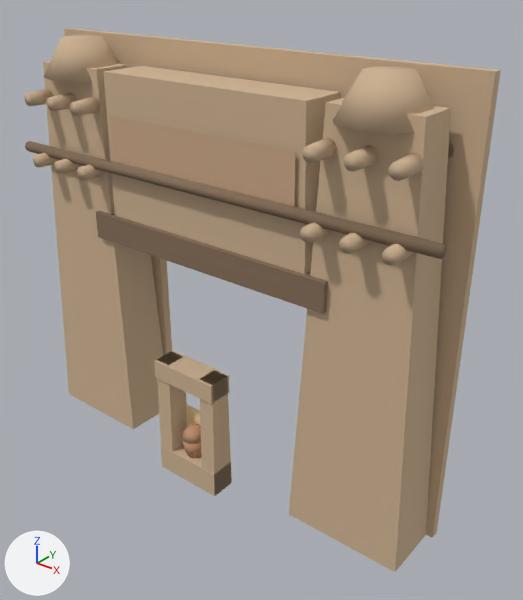
The glTF model assets/models/kingdoms.glb, before and after one commit.
One viewpoint serves both versions: a 50 mm camera at (6.62, -6.79, 7.61) aimed at (0.53, 0.82, 2.89). Lighting does not change. The marker at lower left points along +X, +Y and +Z. The first picture is the older version. Where no turn or scale is listed for an object, it has been applied to the vertices. Vertices at exactly the same position are counted once.

Script lines for the objects in view, before the commit:
```python
ob_banco_header = bpy.data.objects.new('Banco_header', me_banco_header)
ob_banco_header.location = (0.0, 0.0, 0.0)
ob_banco_toron_008 = bpy.data.objects.new('Banco_toron.008', me_cone_010)
ob_banco_toron_008.parent = ob_portal
ob_banco_toron_008.location = (-2.6, -0.05, 5.55)
ob_banco_toron_008.rotation_euler = (1.571, 0.0, 0.0)  # degrees (90, 0, 0)
ob_banco_toron_010 = bpy.data.objects.new('Banco_toron.010', me_cone_012)
ob_banco_toron_010.parent = ob_portal
ob_banco_toron_010.location = (-2.05, -0.05, 5.55)
ob_banco_toron_010.rotation_euler = (1.571, 0.0, 0.0)  # degrees (90, 0, 0)
ob_banco_toron_014 = bpy.data.objects.new('Banco_toron.014', me_cone_016)
ob_banco_toron_014.parent = ob_portal
ob_banco_toron_014.location = (2.6, -0.05, 4.6)
ob_banco_toron_014.rotation_euler = (1.571, 0.0, 0.0)  # degrees (90, 0, 0)
ob_banco_toron_016 = bpy.data.objects.new('Banco_toron.016', me_cone_018)
ob_banco_toron_016.parent = ob_portal
ob_banco_toron_016.location = (3.15, -0.05, 4.6)
ob_banco_toron_016.rotation_euler = (1.571, 0.0, 0.0)  # degrees (90, 0, 0)
ob_banco_toron_018 = bpy.data.objects.new('Banco_toron.018', me_cone_020)
ob_banco_toron_018.parent = ob_portal
ob_banco_toron_018.location = (2.05, -0.05, 5.55)
ob_banco_toron_018.rotation_euler = (1.571, 0.0, 0.0)  # degrees (90, 0, 0)
ob_banco_towerl = bpy.data.objects.new('Banco_towerL', me_banco_towerl)
ob_banco_towerl.location = (0.0, 0.0, 0.0)
ob_banco_towerr = bpy.data.objects.new('Banco_towerR', me_banco_towerr)
ob_banco_towerr.location = (0.0, 0.0, 0.0)
ob_timber_beam = bpy.data.objects.new('Timber_beam', me_cone_028)
ob_timber_beam.location = (0.0, 0.0, 4.72)
# also in view: 'Banco_toron.022' at (3.15, -0.05, 5.55); 'Banco_backL' at (-2.65, 0.97, 3.22); 'Band_header' at (0.0, 0.05, 5.1); 'Timber_lintel' at (0.0, 0.38, 3.7); 'Banco_cap.001' at (2.6, 0.45, 6.15)
```
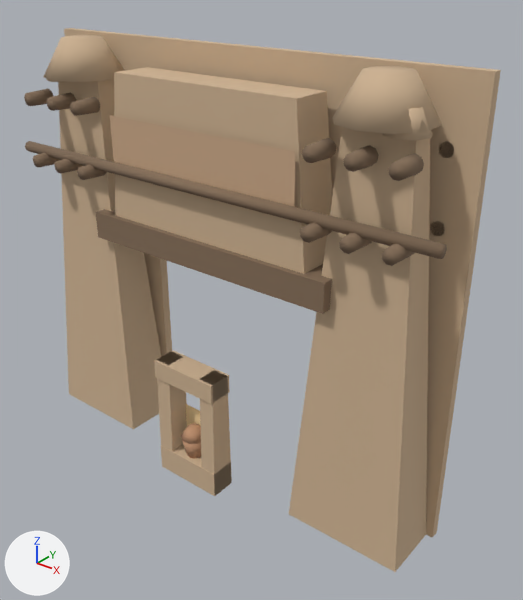
Pixel boxes [x1, y1, x2, y2] of what changed, in the pictures (523 x 600 px):
'Banco_towerR', reshaped (13% narrower, 6% shorter): before [289, 98, 451, 572]; after [289, 127, 430, 572]
'Banco_header', reshaped (8% narrower): before [103, 66, 341, 274]; after [114, 67, 332, 274]
'Banco_towerL', reshaped (14% narrower): before [43, 61, 164, 429]; after [58, 79, 162, 429]
'Banco_toron.022', recoloured (beige to brown): [388, 153, 424, 181] in both
'Banco_cornerCap.001', added (beige): after [383, 107, 433, 141]
'Banco_toron.020', recoloured (beige to brown): [343, 145, 379, 172] in both
'Banco_toron.018', recoloured (beige to brown): [302, 138, 337, 163] in both
'Banco_toron.016', recoloured (beige to brown): [382, 244, 414, 266] in both
'Banco_toron.010', recoloured (beige to brown): [70, 97, 100, 116] in both
'Banco_toron.014', recoloured (beige to brown): [339, 233, 371, 254] in both
'Banco_toron.012', recoloured (beige to brown): [300, 223, 331, 243] in both
'Banco_toron.008', recoloured (beige to brown): [47, 92, 76, 111] in both
'Banco_toron.006', recoloured (beige to brown): [24, 89, 53, 106] in both
'Banco_toron.004', recoloured (beige to brown): [77, 164, 105, 180] in both
'Banco_toron.002', recoloured (beige to brown): [54, 158, 82, 174] in both
'Banco_toron', recoloured (beige to brown): [33, 153, 59, 167] in both

The change, as a diff of the scene's bpy script:
```diff
--- a/assets/models/kingdoms.glb.py
+++ b/assets/models/kingdoms.glb.py
@@ me_banco_header @@
 me_banco_header.from_pydata(...)  # 8 vertices, 12 faces; spans x -1.8..1.8, y 0.1..0.82, z 3.8..6.05
-me_banco_header.vertices[4].co = (-1.75, 0.1, 6.05)  # pixel (103, 71)
-me_banco_header.vertices[5].co = (1.75, 0.1, 6.05)  # pixel (306, 100)
-me_banco_header.vertices[6].co = (1.75, 0.82, 6.05)  # pixel (340, 91)
-me_banco_header.vertices[7].co = (-1.75, 0.82, 6.05)  # pixel (141, 65)
+# me_banco_header part 1
+me_banco_header.vertices[4].co = (-1.58, 0.15, 6.05)  # pixel (114, 72)
+me_banco_header.vertices[5].co = (1.58, 0.15, 6.05)  # pixel (296, 98)
+me_banco_header.vertices[6].co = (1.58, 0.77, 6.05)  # pixel (326, 90)
+me_banco_header.vertices[7].co = (-1.58, 0.77, 6.05)  # pixel (146, 67)
 me_banco_header.materials.append(mat_banco)
@@ me_cone_004 @@
 me_cone_004.from_pydata(...)  # 18 vertices, 32 faces; spans x -0.113..0.113, y -0.108..0.115, z -0.19..0.19
-me_cone_004.materials.append(mat_banco)  # beige #ceb393
+me_cone_004.materials.append(mat_timber)  # brown #866f59
@@ me_cone_006 @@
 me_cone_006.from_pydata(...)  # 18 vertices, 32 faces; spans x -0.113..0.113, y -0.108..0.115, z -0.19..0.19
-me_cone_006.materials.append(mat_banco)  # beige #ceb393
+me_cone_006.materials.append(mat_timber)  # brown #866f59
@@ me_cone_008 @@
 me_cone_008.from_pydata(...)  # 18 vertices, 32 faces; spans x -0.113..0.113, y -0.108..0.115, z -0.19..0.19
-me_cone_008.materials.append(mat_banco)  # beige #ceb393
+me_cone_008.materials.append(mat_timber)  # brown #866f59
@@ me_cone_010 @@
 me_cone_010.from_pydata(...)  # 18 vertices, 32 faces; spans x -0.113..0.113, y -0.108..0.115, z -0.19..0.19
-me_cone_010.materials.append(mat_banco)  # beige #ceb393
+me_cone_010.materials.append(mat_timber)  # brown #866f59
@@ me_cone_012 @@
 me_cone_012.from_pydata(...)  # 18 vertices, 32 faces; spans x -0.113..0.113, y -0.108..0.115, z -0.19..0.19
-me_cone_012.materials.append(mat_banco)  # beige #ceb393
+me_cone_012.materials.append(mat_timber)  # brown #866f59
@@ me_cone_014 @@
 me_cone_014.from_pydata(...)  # 18 vertices, 32 faces; spans x -0.113..0.113, y -0.108..0.115, z -0.19..0.19
-me_cone_014.materials.append(mat_banco)  # beige #ceb393
+me_cone_014.materials.append(mat_timber)  # brown #866f59
@@ me_cone_016 @@
 me_cone_016.from_pydata(...)  # 18 vertices, 32 faces; spans x -0.113..0.113, y -0.108..0.115, z -0.19..0.19
-me_cone_016.materials.append(mat_banco)  # beige #ceb393
+me_cone_016.materials.append(mat_timber)  # brown #866f59
@@ me_cone_018 @@
 me_cone_018.from_pydata(...)  # 18 vertices, 32 faces; spans x -0.113..0.113, y -0.108..0.115, z -0.19..0.19
-me_cone_018.materials.append(mat_banco)  # beige #ceb393
+me_cone_018.materials.append(mat_timber)  # brown #866f59
@@ me_cone_020 @@
 me_cone_020.from_pydata(...)  # 18 vertices, 32 faces; spans x -0.113..0.113, y -0.108..0.115, z -0.19..0.19
-me_cone_020.materials.append(mat_banco)  # beige #ceb393
+me_cone_020.materials.append(mat_timber)  # brown #866f59
@@ me_cone_022 @@
 me_cone_022.from_pydata(...)  # 18 vertices, 32 faces; spans x -0.113..0.113, y -0.108..0.115, z -0.19..0.19
-me_cone_022.materials.append(mat_banco)  # beige #ceb393
+me_cone_022.materials.append(mat_timber)  # brown #866f59
@@ me_banco_towerl @@
 me_banco_towerl.from_pydata(...)  # 8 vertices, 12 faces; spans x -3.5..-1.7, y 0.0..0.9, z 0.0..6.05
-me_banco_towerl.vertices[4].co = (-1.98, 0.16, 6.05)  # pixel (96, 69)
-me_banco_towerl.vertices[5].co = (-3.22, 0.16, 6.05)  # pixel (43, 61)
-me_banco_towerl.vertices[6].co = (-3.22, 0.74, 6.05)
-me_banco_towerl.vertices[7].co = (-1.98, 0.74, 6.05)  # pixel (126, 64)
+# me_banco_towerl part 2
+me_banco_towerl.vertices[4].co = (-2.15, 0.3, 6.05)
+me_banco_towerl.vertices[5].co = (-3.05, 0.3, 6.05)
+me_banco_towerl.vertices[6].co = (-3.05, 0.6, 6.05)
+me_banco_towerl.vertices[7].co = (-2.15, 0.6, 6.05)
 me_banco_towerl.materials.append(mat_banco)
@@ me_banco_towerr @@
 me_banco_towerr.from_pydata(...)  # 8 vertices, 12 faces; spans x 1.7..3.5, y 0.0..0.9, z 0.0..6.05
-me_banco_towerr.vertices[4].co = (1.98, 0.16, 6.05)  # pixel (325, 102)
-me_banco_towerr.vertices[5].co = (3.22, 0.16, 6.05)  # pixel (425, 116)
-me_banco_towerr.vertices[6].co = (3.22, 0.74, 6.05)  # pixel (450, 108)
-me_banco_towerr.vertices[7].co = (1.98, 0.74, 6.05)
+# me_banco_towerr part 3
+me_banco_towerr.vertices[4].co = (2.15, 0.3, 6.05)
+me_banco_towerr.vertices[5].co = (3.05, 0.3, 6.05)
+me_banco_towerr.vertices[6].co = (3.05, 0.6, 6.05)
+me_banco_towerr.vertices[7].co = (2.15, 0.6, 6.05)
 me_banco_towerr.materials.append(mat_banco)
@@ me_cone_026_1 @@
+me_cone_026_1.from_pydata(...)  # a 9-sided cut cone along z (radius 0.115 at the low end, 0.1 at the high end) spanning x -0.113..0.113, y -0.108..0.115, z -0.19..0.19
+me_cone_026_1.materials.append(mat_timber)  # brown #866f59
@@ ob_banco_toron_022 @@
-ob_banco_toron_022 = bpy.data.objects.new('Banco_toron.022', me_cone_024)
+ob_banco_toron_022 = bpy.data.objects.new('Banco_toron.022', me_cone_026_1)
 ob_banco_toron_022.parent = ob_portal
@@ ob_banco_cornercap_001 @@
+ob_banco_cornercap_001 = bpy.data.objects.new('Banco_cornerCap.001', me_cone_003_1)  # an 8-sided cut cone along z (radius 0.28 at the low end, 0.14 at the high end) spanning x -0.28..0.28, y -0.28..0.28, z -0.15..0.15; in mat_banco (beige #ceb393)
+ob_banco_cornercap_001.location = (2.95, 0.32, 5.95)
```
